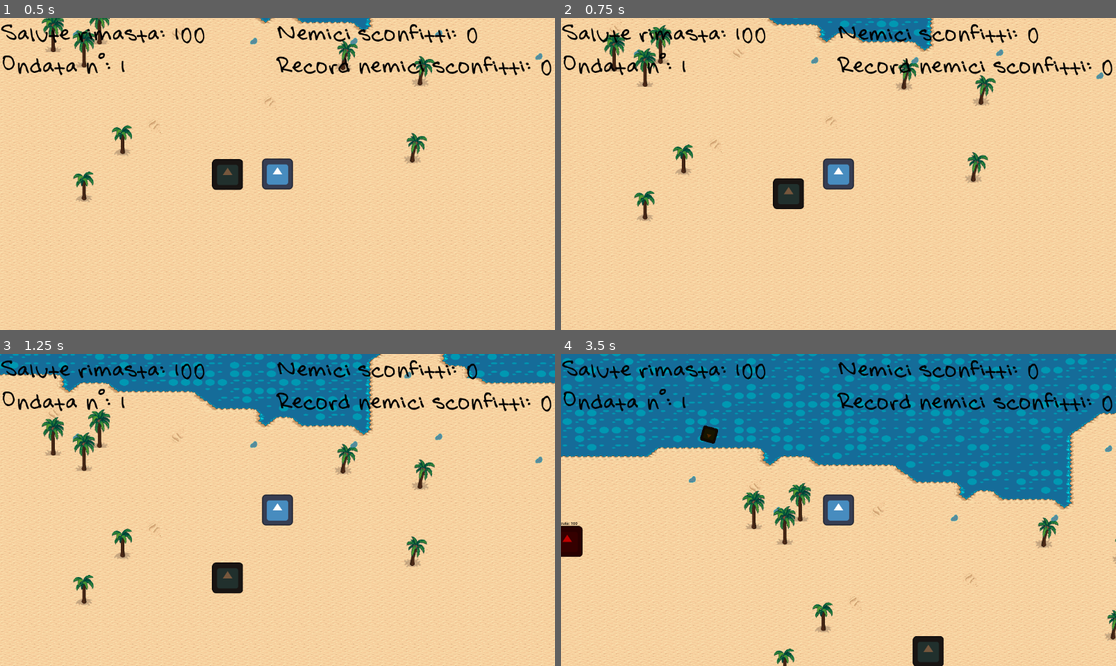
Above: before the commit, frames 1-4 (two rows, left to right).
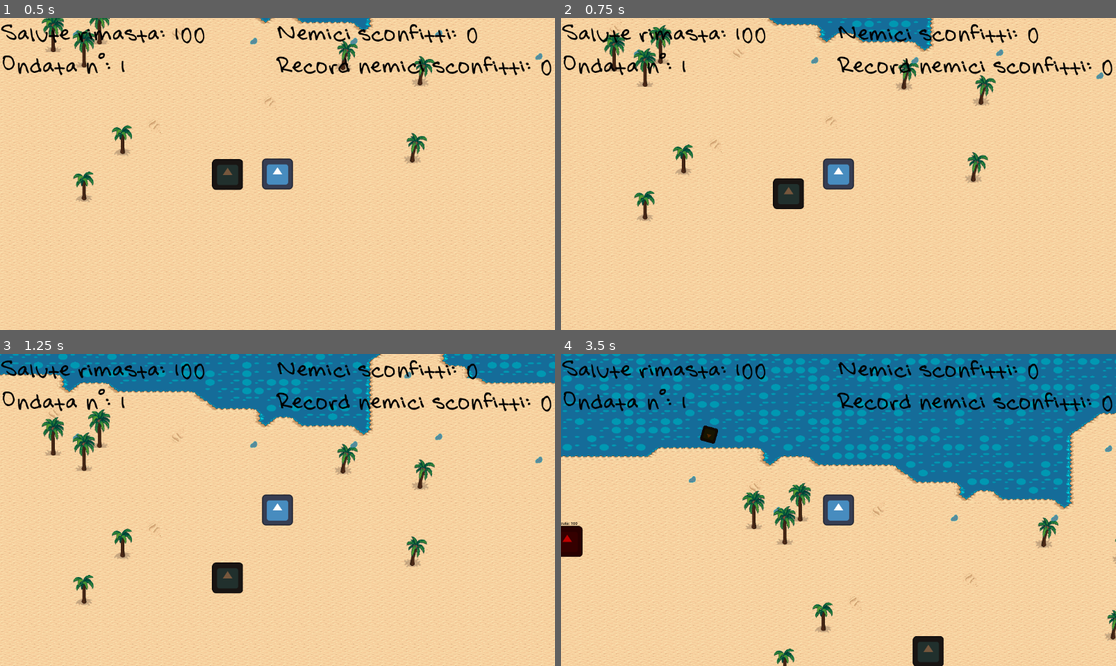
Above: after the commit, the same moments.

Repository: xMarcoMax/BeatchSlash
Game: Godot game, scene res://Scenes/level.tscn
The game is run twice, just before and just after one commit, with the same random seed, the same clock (stepped at 60 frames per second) and the same inputs. The engine's default icon, where the game draws it, is replaced by a stand-in: a white triangle on a blue panel in a dark square.
Inputs (mouse positions are in pixels of both pictures, inside the frame that each line leads up to):
- Up to frame 1 (0.5 s): no input
- Up to frame 2 (0.75 s): tap Enter at 0.5 s; move the mouse to (810, 236) at 0.52 s; press the mouse at (810, 236) at 0.53 s; hold Up (ui_up) from 0.53 s (still down)
- Up to frame 3 (1.25 s): keep holding Up (ui_up)
- Up to frame 4 (3.5 s): move the mouse to (1005, 556) at 1.27 s; release the mouse at (1005, 556) at 1.28 s; tap Space (run) at 1.35 s; click (1005, 556) at 1.55 s; move the mouse to (672, 463) at 2.02 s; release Up (ui_up) at 2.03 s; hold Right mouse button (shoot_sand) 2.03-2.78 s; hold Left (ui_left) from 2.03 s (still down); click (672, 463) at 2.3 s; move the mouse to (866, 510) at 2.77 s; click (866, 510) at 2.85 s

Frame 1 is identical in both runs. In frame 2, 0.2% of the frame differs, in the area x 41-66%, y 0-6%; in frame 3, 1.7%; in frame 4, 6.4%, in the area x 0-100%, y 0-45%.

Commit message:
Rimosso ombrello, fix  rimozione errata formule

Diff:
--- a/Characters/player.tscn
+++ b/Characters/player.tscn
@@ -1,89 +1,28 @@
-[gd_scene load_steps=10 format=3 uid="uid://bwccdi1diecof"]
+[gd_scene load_steps=9 format=3 uid="uid://bwccdi1diecof"]
 
 [ext_resource type="Texture2D" uid="uid://c67v2s8388bcm" path="res://Assets/icon.svg" id="1_87ve6"]
-[ext_resource type="PackedScene" uid="uid://dohpiv0ujwlqr" path="res://Objects/umbrella.tscn" id="2_1uynp"]
 
 [sub_resource type="RectangleShape2D" id="RectangleShape2D_faqlr"]
 size = Vector2(130, 129)
 
 [sub_resource type="Animation" id="Animation_i6o8t"]
 length = 0.001
-tracks/0/type = "value"
-tracks/0/imported = false
-tracks/0/enabled = true
-tracks/0/path = NodePath("umbrella:rotation")
-tracks/0/interp = 1
-tracks/0/loop_wrap = true
-tracks/0/keys = {
-"times": PackedFloat32Array(0),
-"transitions": PackedFloat32Array(1),
-"update": 0,
-"values": [0.785398]
-}
 
 [sub_resource type="Animation" id="Animation_gi8aj"]
 resource_name = "attack_down"
 length = 0.1
-tracks/0/type = "value"
-tracks/0/imported = false
-tracks/0/enabled = true
-tracks/0/path = NodePath("umbrella:rotation")
-tracks/0/interp = 1
-tracks/0/loop_wrap = true
-tracks/0/keys = {
-"times": PackedFloat32Array(0, 0.1),
-"transitions": PackedFloat32Array(1, 1),
-"update": 0,
-"values": [0.785398, 2.3719]
-}
 
 [sub_resource type="Animation" id="Animation_hp3pg"]
 resource_name = "attack_left"
 length = 0.1
-tracks/0/type = "value"
-tracks/0/imported = false
-tracks/0/enabled = true
-tracks/0/path = NodePath("umbrella:rotation")
-tracks/0/interp = 1
-tracks/0/loop_wrap = true
-tracks/0/keys = {
-"times": PackedFloat32Array(0, 0.1),
-"transitions": PackedFloat32Array(1, 1),
-"update": 0,
-"values": [-3.92699, -2.35619]
-}
 
 [sub_resource type="Animation" id="Animation_gya7r"]
 resource_name = "attack_right"
 length = 0.1
-tracks/0/type = "value"
-tracks/0/imported = false
-tracks/0/enabled = true
-tracks/0/path = NodePath("umbrella:rotation")
-tracks/0/interp = 1
-tracks/0/loop_wrap = true
-tracks/0/keys = {
-"times": PackedFloat32Array(0, 0.1),
-"transitions": PackedFloat32Array(1, 1),
-"update": 0,
-"values": [-0.785398, 0.785398]
-}
 
 [sub_resource type="Animation" id="Animation_rpry7"]
 resource_name = "attack_up"
 length = 0.1
-tracks/0/type = "value"
-tracks/0/imported = false
-tracks/0/enabled = true
-tracks/0/path = NodePath("umbrella:rotation")
-tracks/0/interp = 1
-tracks/0/loop_wrap = true
-tracks/0/keys = {
-"times": PackedFloat32Array(0, 0.1),
-"transitions": PackedFloat32Array(1, 1),
-"update": 0,
-"values": [-2.35619, -0.785398]
-}
 
 [sub_resource type="AnimationLibrary" id="AnimationLibrary_n8f0p"]
 _data = {
@@ -108,10 +47,6 @@
 scale = Vector2(2, 2)
 target_position = Vector2(50, 0)
 
-[node name="umbrella" parent="." instance=ExtResource("2_1uynp")]
-visible = false
-rotation = 0.785398
-
 [node name="AnimationPlayer" type="AnimationPlayer" parent="."]
 libraries = {
 "": SubResource("AnimationLibrary_n8f0p")
--- a/Scripts/Formulas.gd
+++ b/Scripts/Formulas.gd
@@ -16,5 +16,4 @@
 			factor = 1.05
 			pass
 	var result = ceil(base * ( 1 + ( ( float(wave) /(cap+wave) ) )*factor ) )
-	print(type+" = "+str(result))
 	return result
--- a/Scripts/level.gd
+++ b/Scripts/level.gd
@@ -34,7 +34,6 @@
 	if(total_enemies == defeated_level):
 		wave += 1
 		hud.set_wave(wave)
-		total_enemies = Formulas.calculate("enemies", wave, base_enemy_number)
 		spawn_number = total_enemies
 		defeated_level = 0
 
@@ -46,16 +45,7 @@
 		add_child(spawn)
 		spawn.defeated.connect(_on_defeated)
 		spawn.target = target
-		spawn.hp = Formulas.calculate("health", wave, base_enemy_health)
-		spawn.damage = Formulas.calculate("damage", wave, base_enemy_damage)
 		spawn_number -= 1
-
-func get_new_enemy_number():
-	pass
-func get_new_enemy_hp():
-	pass
-func get_new_enemy_damage():
-	pass
 
 func _on_defeated():
 	defeated_total += 1
--- a/Scripts/player.gd
+++ b/Scripts/player.gd
@@ -24,8 +24,6 @@
 	if(event.is_action_pressed("shoot_sand")):
 		var mouse_position = get_global_mouse_position()
 		shoot_sand(mouse_position)
-	elif event.is_action_pressed("slash"):
-		attack()
 
 func update_animation():
 	if is_attacking: return
Not shown: 1 places in Objects/umbrella.tscn that only renumber resources
